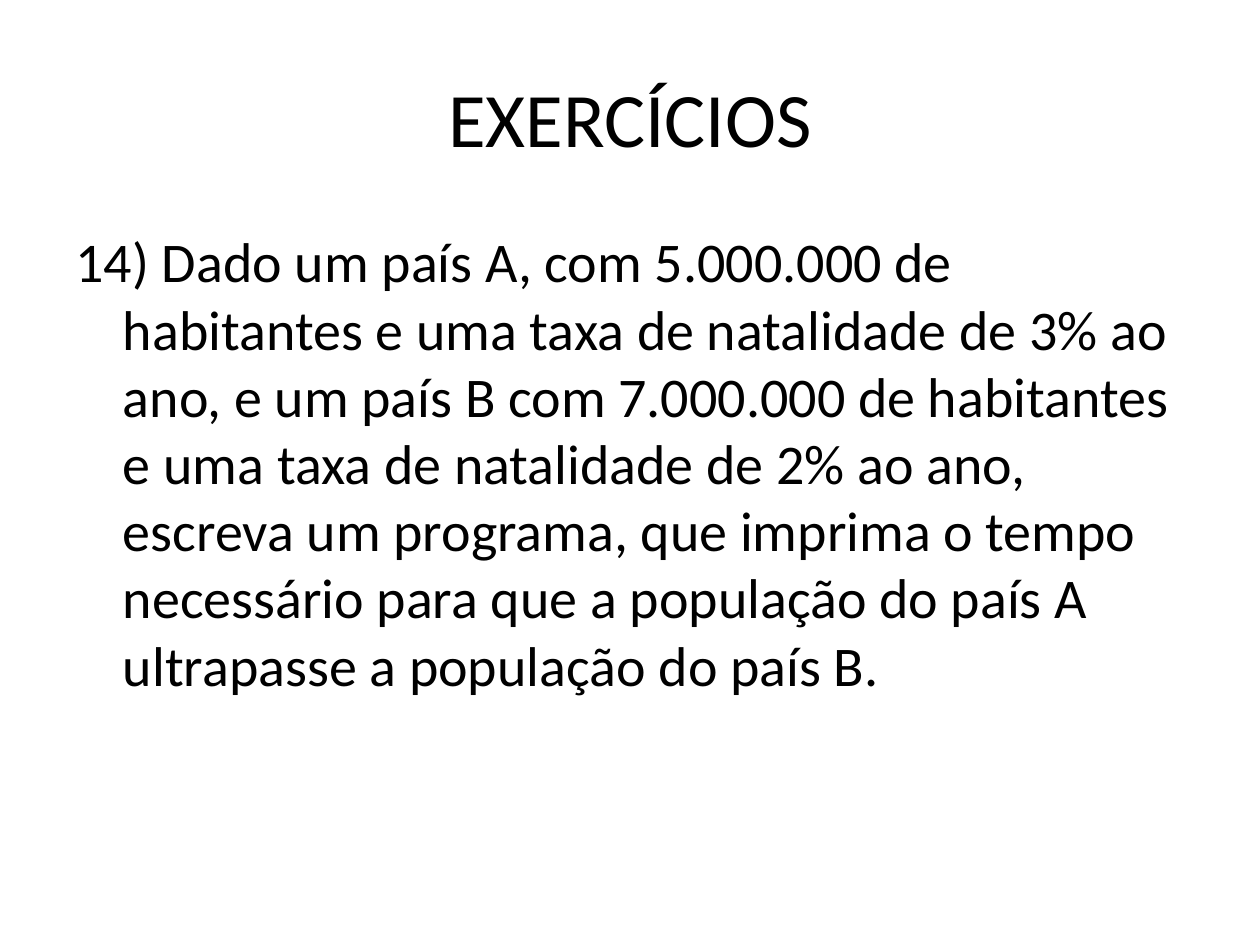
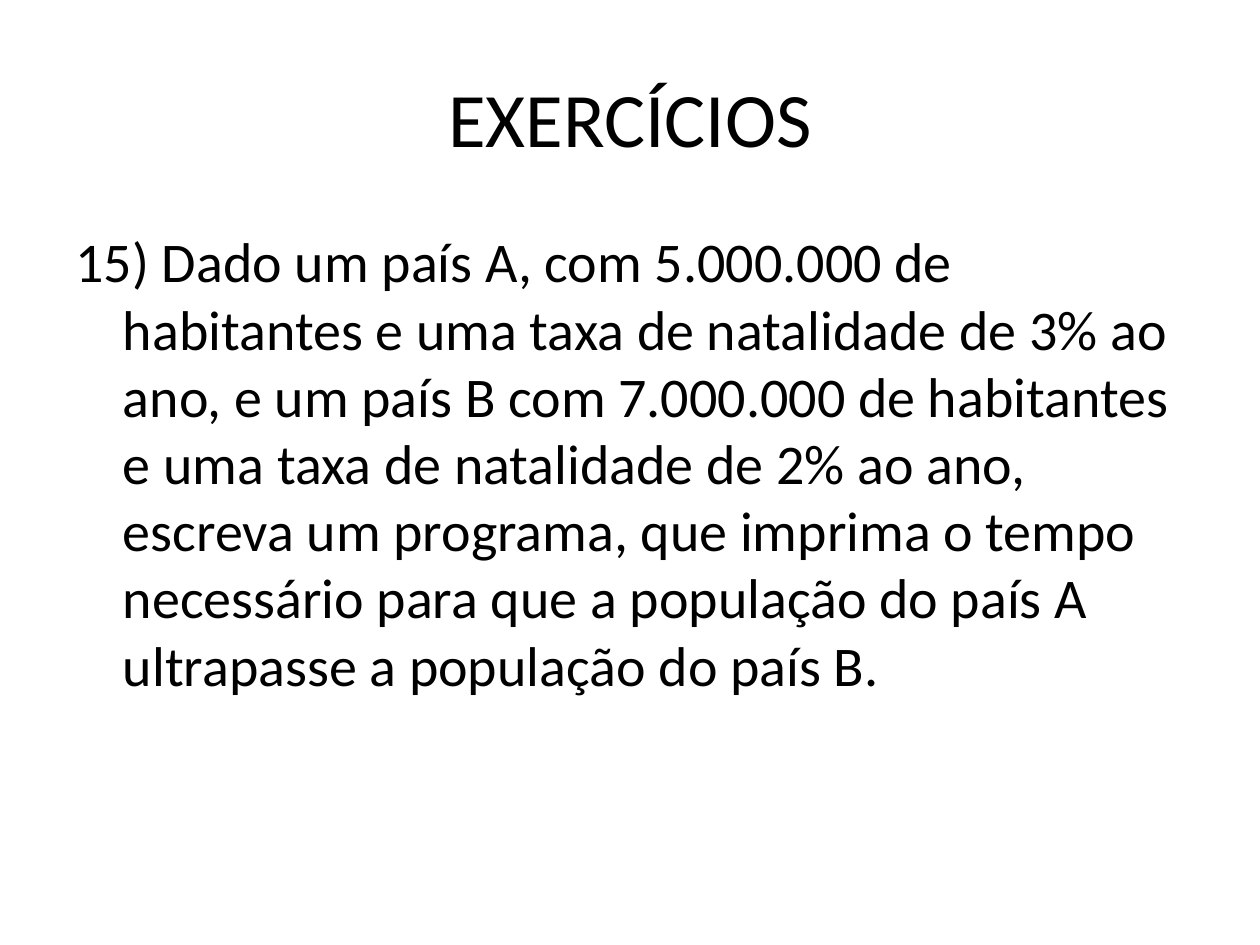
Before and after one commit to ViniciusRodrigues0078/AtividadesVisualG, a slide deck: slide 17 of EXERCÍCIOS_aula_10.pptx. Drawn at 1260x945 pixels with LibreOffice and Linux fonts; fonts in the diff are those of the drawing. Boxes give left, top, right and bottom in pixels: in the first picture for what was removed or moved away, otherwise in the second. Text is boxed around its words. In the diff, an @@ line names an element or a change of style, - is before the commit and + after.

```diff
--- a/EXERCÍCIOS_aula_10.pptx
+++ b/EXERCÍCIOS_aula_10.pptx
@@ text at bbox=[76, 241, 1168, 696]: text changed @@
-14) Dado um país A, com 5.000.000 de habitantes e uma taxa de natalidade de 3% ao ano, e um país B com 7.000.000 de habitantes e uma taxa de natalidade de 2% ao ano, escreva um programa, que imprima o tempo necessário para que a população do país A ultrapasse a população do país B.
+15) Dado um país A, com 5.000.000 de habitantes e uma taxa de natalidade de 3% ao ano, e um país B com 7.000.000 de habitantes e uma taxa de natalidade de 2% ao ano, escreva um programa, que imprima o tempo necessário para que a população do país A ultrapasse a população do país B.
```
Also in this commit, not shown: 8 other slides changed, 1 slide removed, 7 other files.
